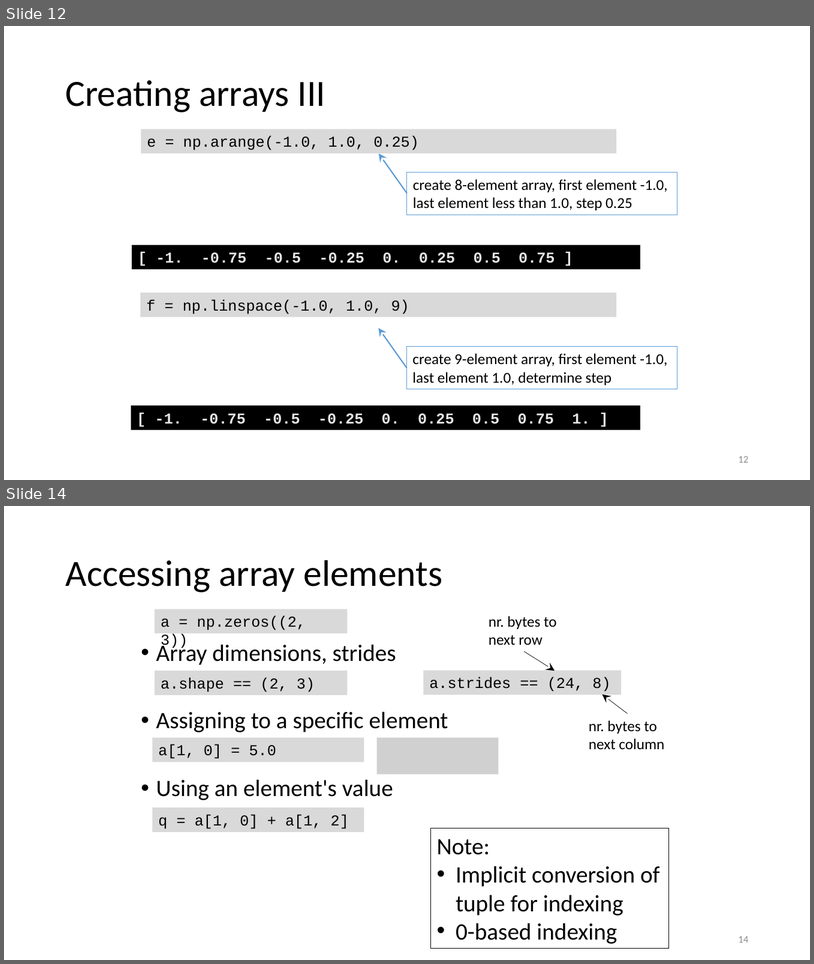
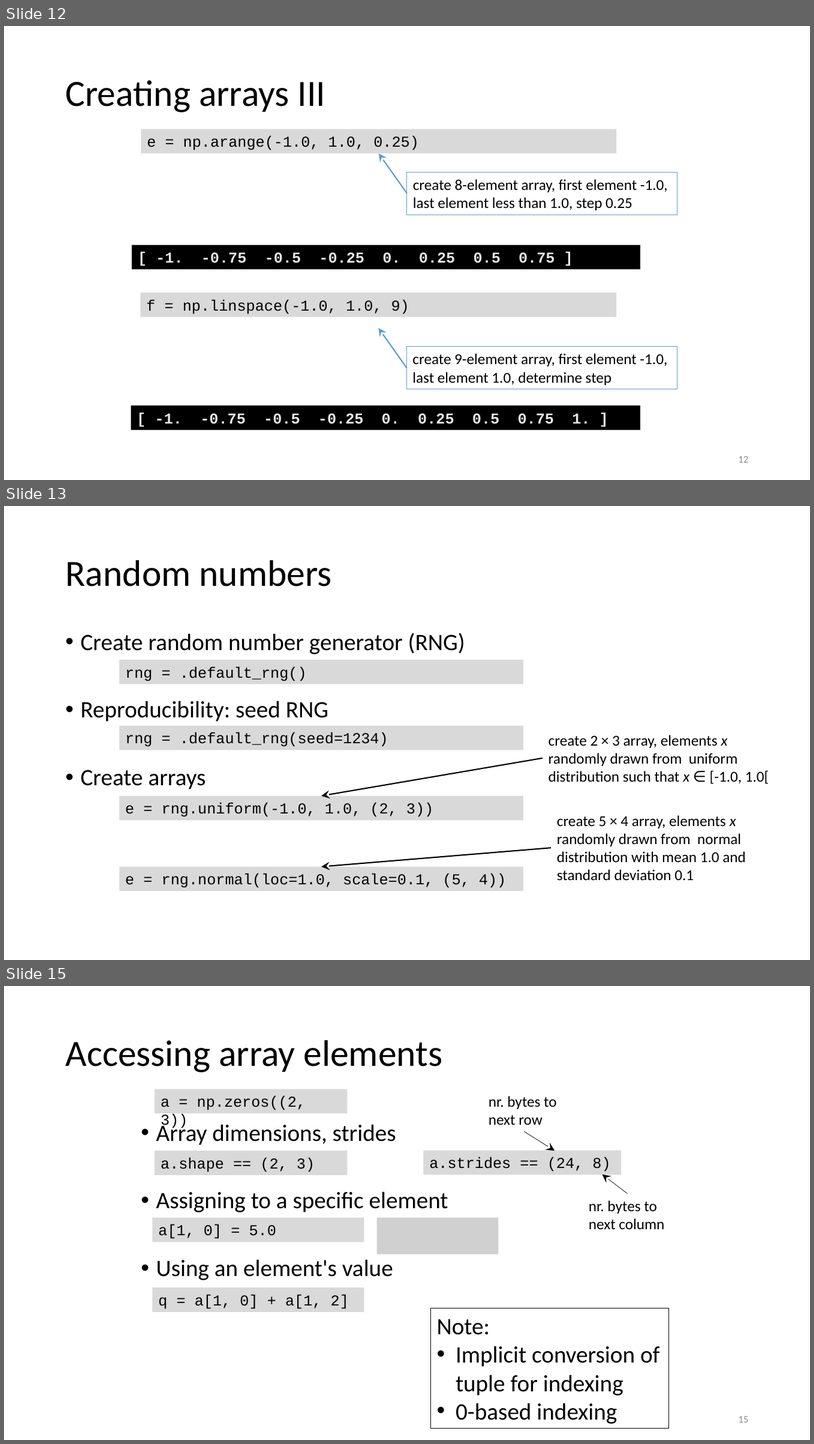
Before and after one commit to gjbex/Scientific-Python, a slide deck: scientific_python.pptx. Shown one above the other, each under a label of ours: slides 12 and 14 before the commit, slides 12, 13 and 15 after it; the slides between them are not shown. The pictures are 814x964 and 814x1444 pixels, drawn with LibreOffice and Linux fonts; fonts in the diff are those of the drawing; grey boxes stand for pictures. Boxes give left, top, right and bottom in pixels: in the first picture for what was removed or moved away, otherwise in the second. Text is boxed around its words. In the diff, an @@ line names an element or a change of style, - is before the commit and + after.

Commit message:
Add slide on random number generation

```diff
--- a/scientific_python.pptx
+++ b/scientific_python.pptx
@@ slide 13 added at box(4, 506, 810, 960), background #FFFFFF @@
@@ title added at box(65, 560, 332, 586), 44 pt, text #000000 @@
+Random numbers
@@ text added at box(81, 633, 465, 789), 28 pt, text #000000 @@
+• Create random number generator (RNG)
+• Reproducibility: seed RNG
+• Create arrays
@@ rectangle added at box(120, 660, 524, 684), fill #D9D9D9, 18 pt, text #000000 @@
+rng = .default_rng()
@@ rectangle added at box(120, 726, 524, 750), fill #D9D9D9, 18 pt, text #000000 @@
+rng = .default_rng(seed=1234)
@@ text added at box(549, 735, 770, 784), 18 pt, text #000000 @@
+create 2 × 3 array, elements x
+randomly drawn from uniform
+distribution such that x ∈ [-1.0, 1.0[
@@ arrow added from (543, 758) to (321, 796), #000000 1.5 pt @@
@@ rectangle added at box(120, 796, 524, 820), fill #D9D9D9, 18 pt, text #000000 @@
+e = rng.uniform(-1.0, 1.0, (2, 3))
@@ text added at box(557, 815, 746, 880), 18 pt, text #000000 @@
+create 5 × 4 array, elements x
+randomly drawn from normal
+distribution with mean 1.0 and
+standard deviation 0.1
@@ arrow added from (551, 848) to (321, 867), #000000 1.5 pt @@
@@ rectangle added at box(120, 867, 524, 891), fill #D9D9D9, 18 pt, text #000000 @@
+e = rng.normal(loc=1.0, scale=0.1, (5, 4))
@@ what was slide 14 is now slide 15 @@
@@ page number at box(738, 1416, 749, 1422): text changed @@
-14
+15
```
Also in this commit, not shown: 8 slides changed.
